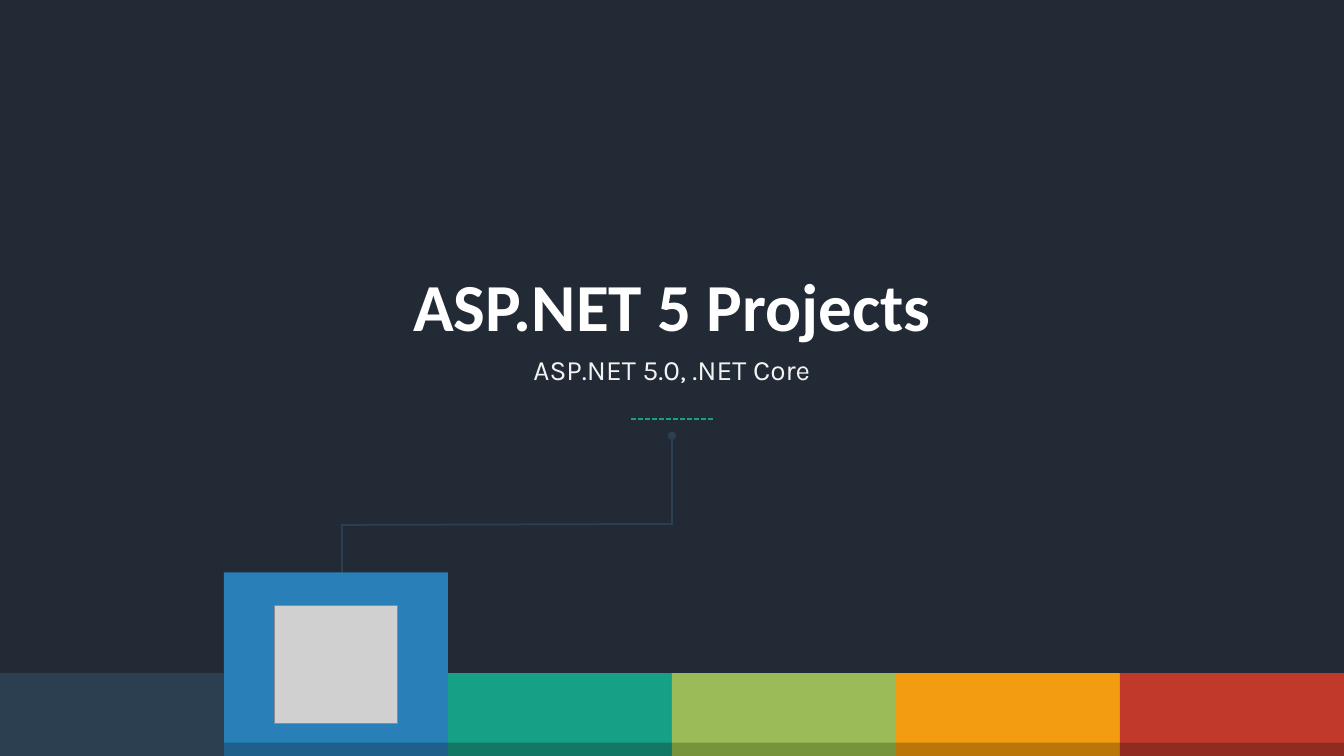
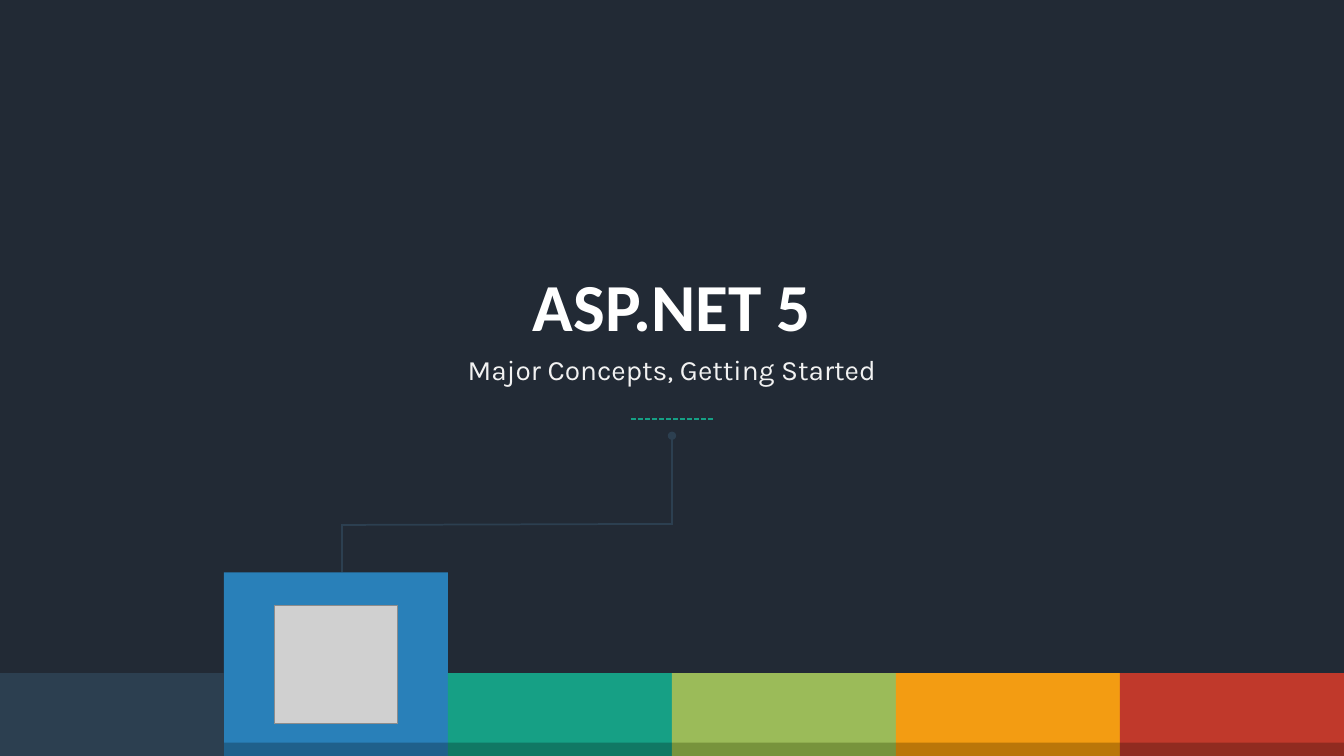
Before and after one commit to cabarney/MvcNextGen, a slide deck: slide 10 of Slides.pptx (slide 5 before the commit). Drawn at 1344x756 pixels with LibreOffice and Linux fonts; fonts in the diff are those of the drawing; grey boxes stand for pictures. Boxes give left, top, right and bottom in pixels: in the first picture for what was removed or moved away, otherwise in the second. Text is boxed around its words. In the diff, an @@ line names an element or a change of style, - is before the commit and + after.

Commit message:
Update Slides

```diff
--- a/Slides.pptx
+++ b/Slides.pptx
@@ text at box(533, 287, 811, 332): text changed @@
-ASP.NET 5 Projects
+ASP.NET 5
@@ text at box(468, 360, 876, 387): text changed @@
-ASP.NET 5.0, .NET Core
+Major Concepts, Getting Started
```
Also in this commit, not shown: 6 other slides changed, 9 slides added, 2 slides removed.
